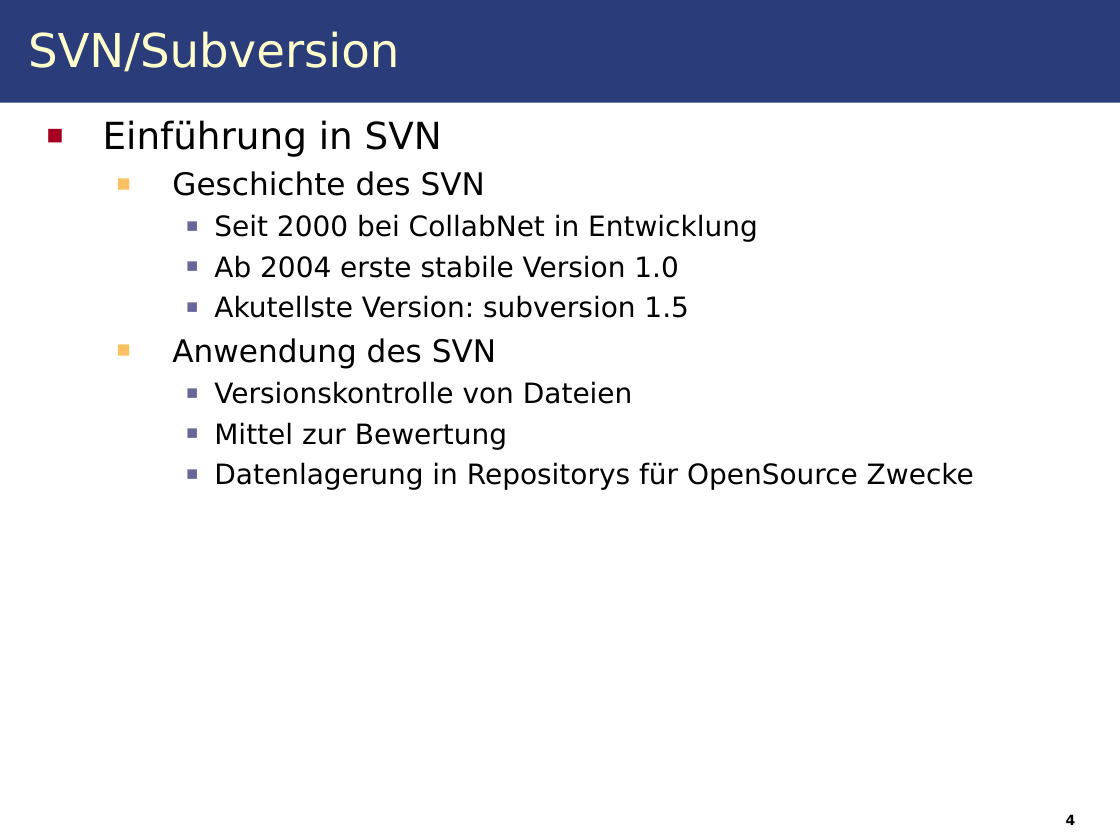
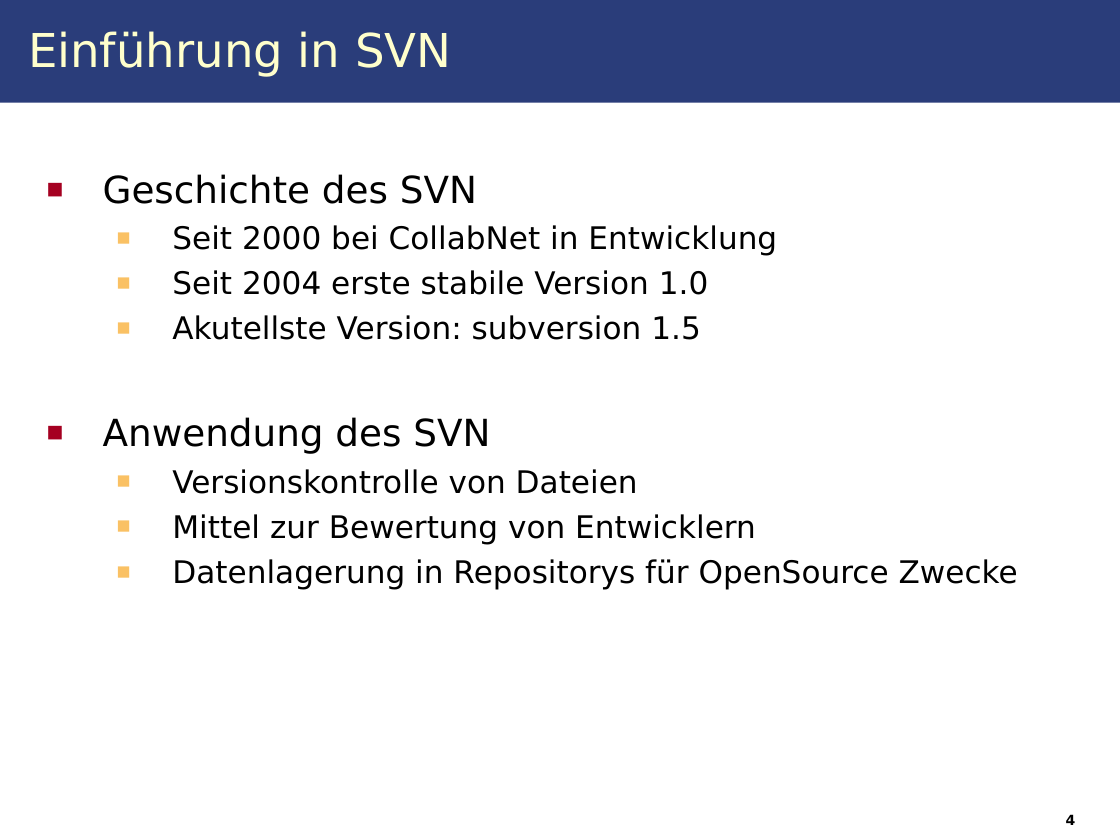
Before and after one commit to IAAS/decidr, a slide deck: slide 4 of seminars/at/Seminar.odp. Drawn at 1120x840 pixels with LibreOffice and Linux fonts; fonts in the diff are those of the drawing. Boxes give left, top, right and bottom in pixels: in the first picture for what was removed or moved away, otherwise in the second. Text is boxed around its words. In the diff, an @@ line names an element or a change of style, - is before the commit and + after.

```diff
--- a/seminars/at/Seminar.odp
+++ b/seminars/at/Seminar.odp
@@ title at <box>28,31,451,77</box>: text changed @@
-SVN/Subversion
+Einführung in SVN
@@ text at <box>103,120,442,157</box>: paragraph removed @@
-■ Einführung in SVN
@@ text at <box>103,174,1018,590</box>: size 20 to 24 pt in "Geschichte des SVN", "Anwendung des SVN"; size 18 to 20 pt in "Seit 2000 bei CollabNet in Entwicklung", "Akutellste Version: subversion 1.5", "Versionskontrolle von Dateien", "Datenlagerung in Repositorys für OpenSource Zwecke"; list level 2 to 1 in "Geschichte des SVN"; bullet colour #FAC164 to #A50021; list level 3 to 2 in "Seit 2000 bei CollabNet in ..."; bullet colour #666699 to #FAC164; list level 3 to 2 in "Akutellste Version: subversion 1.5"; list level 2 to 1 in "Anwendung des SVN"; list level 3 to 2 in "Versionskontrolle von Dateien"; list level 3 to 2 in "Datenlagerung in Repositorys für OpenSource ..." @@
@@ text at <box>172,270,708,295</box>: text changed; size 18 to 20 pt @@
-    ■ Ab 2004 erste stabile Version 1.0
+  ■ Seit 2004 erste stabile Version 1.0
@@ text at <box>172,514,756,545</box>: text changed; size 18 to 20 pt @@
-    ■ Mittel zur Bewertung
+  ■ Mittel zur Bewertung von Entwicklern
```
Also in this commit, not shown: 11 other slides changed, 4 slides added, 4 slides removed, 1 other file.
